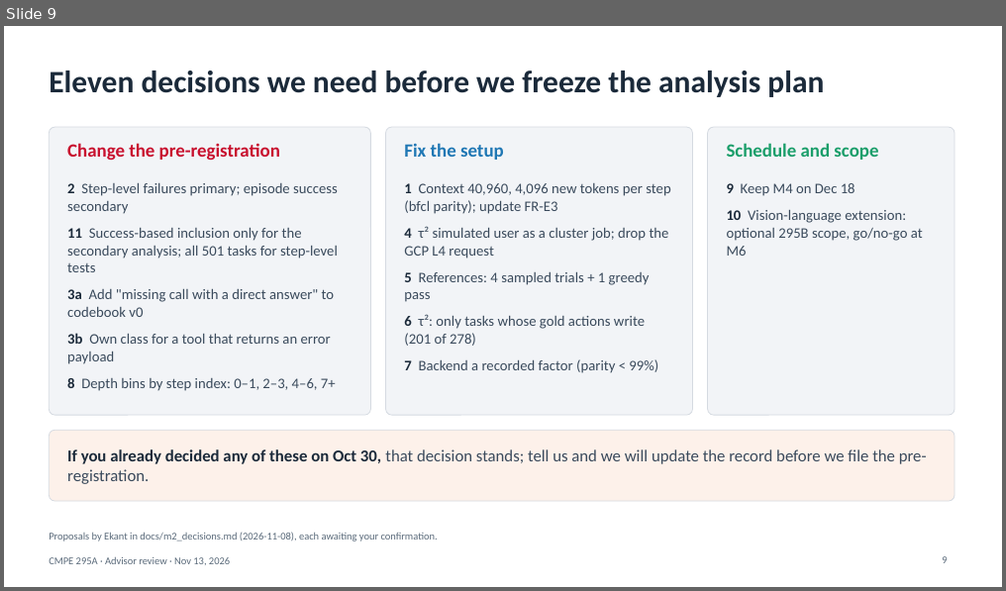
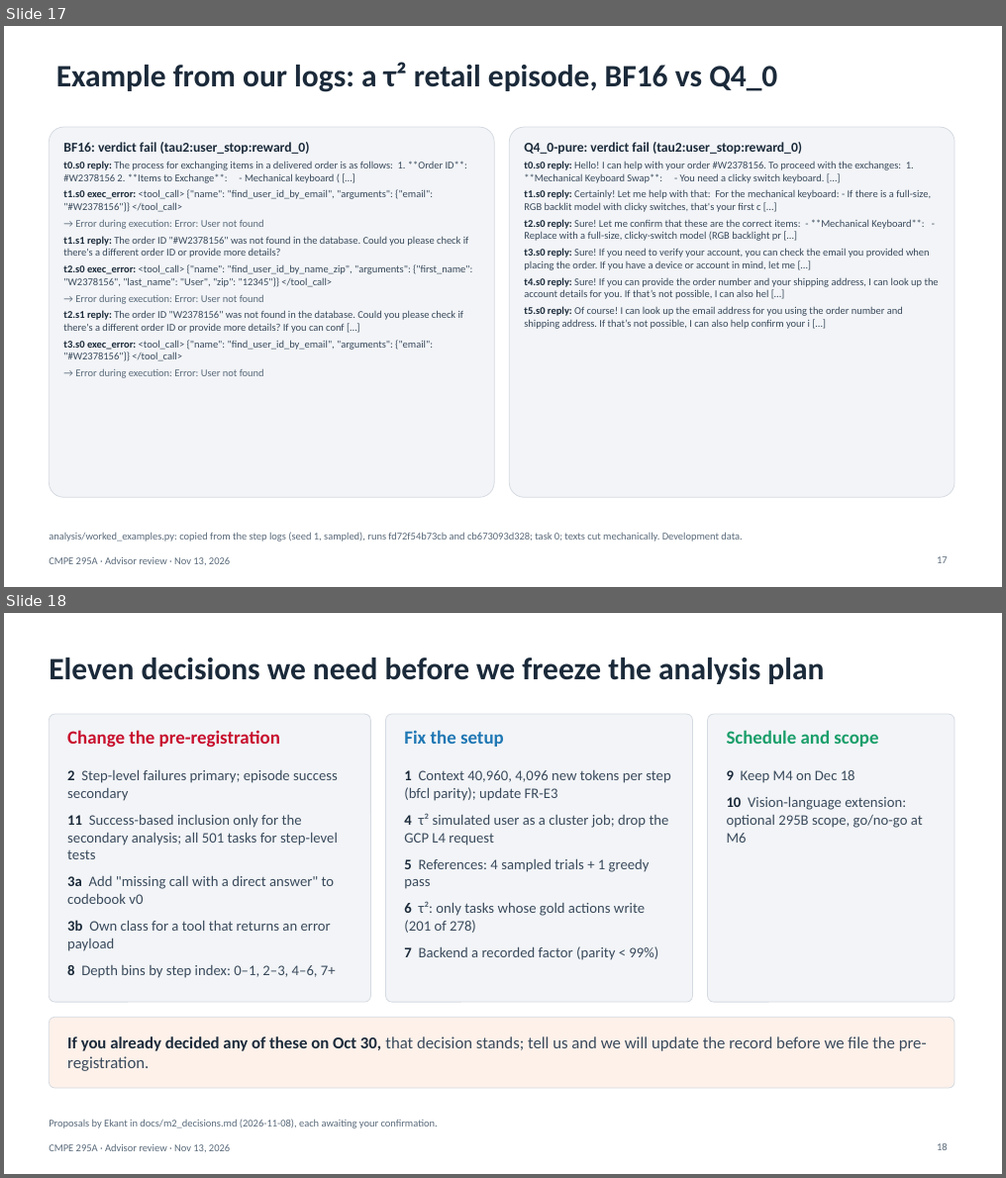
Before and after one commit to VritikaMalhotra/CMPE_295A, a slide deck: presentation/CMPE295A_Advisor_Review_Slides_2026-11-13.pptx. Shown one above the other, each under a label of ours: slide 9 before the commit, slides 17 and 18 after it. The pictures are 1006x591 and 1006x1178 pixels, drawn with LibreOffice and Linux fonts; fonts in the diff are those of the drawing. Boxes give left, top, right and bottom in pixels: in the first picture for what was removed or moved away, otherwise in the second. Text is boxed around its words. In the diff, an @@ line names an element or a change of style, - is before the commit and + after.

Commit message:
Deck frozen (content): Nov 13 advisor review, pptx and PDF
Built from week a0d2d93 with run_status 12:28 (content freeze moved up
from 16:00). 22 slides; validate.py passes; all pages rendered and
viewed; every line that differs from the audited Nov 11 22:00 text is
checked against its JSON or log source. Only counts change after this
(16:45 refresh).

WB2 owner: Yashashav (M3 prep, deck). Run by Yashashav.

```diff
--- a/presentation/CMPE295A_Advisor_Review_Slides_2026-11-13.pptx
+++ b/presentation/CMPE295A_Advisor_Review_Slides_2026-11-13.pptx
@@ slide 17 added at [4,26,1002,587], background #FFFFFF; not listed: 1 template element that a slide beside it also shows @@
@@ title added at [56,62,777,92], 30 pt, text #1B2A3A, bold @@
+Example from our logs: a τ² retail episode, BF16 vs Q4_0
@@ rounded rectangle added at [49,127,494,497], fill #F2F4F7, outline #D5DAE1 0.75 pt @@
@@ text added at [63,142,472,378], 10 pt, text #3A4A5C @@
+BF16: verdict fail (tau2:user_stop:reward_0)
+t0.s0 reply: The process for exchanging items in a delivered order is as follows: 1. **Order ID**: #W2378156 2. **Items to Exchange**: - Mechanical keyboard ( […]
+t1.s0 exec_error: <tool_call> {"name": "find_user_id_by_email", "arguments": {"email": "#W2378156"}} </tool_call>
+→ Error during execution: Error: User not found
+t1.s1 reply: The order ID "#W2378156" was not found in the database. Could you please check if there's a different order ID or provide more details?
+t2.s0 exec_error: <tool_call> {"name": "find_user_id_by_name_zip", "arguments": {"first_name": "W2378156", "last_name": "User", "zip": "12345"}} </tool_call>
+→ Error during execution: Error: User not found
+t2.s1 reply: The order ID "W2378156" was not found in the database. Could you please check if there's a different order ID or provide more details? If you can conf […]
+t3.s0 exec_error: <tool_call> {"name": "find_user_id_by_email", "arguments": {"email": "#W2378156"}} </tool_call>
+→ Error during execution: Error: User not found
@@ rounded rectangle added at [509,127,954,497], fill #F2F4F7, outline #D5DAE1 0.75 pt @@
@@ text added at [524,142,939,329], 10 pt, text #3A4A5C @@
+Q4_0-pure: verdict fail (tau2:user_stop:reward_0)
+t0.s0 reply: Hello! I can help with your order #W2378156. To proceed with the exchanges: 1. **Mechanical Keyboard Swap**: - You need a clicky switch keyboard. […]
+t1.s0 reply: Certainly! Let me help with that: For the mechanical keyboard: - If there is a full-size, RGB backlit model with clicky switches, that's your first c […]
+t2.s0 reply: Sure! Let me confirm that these are the correct items: - **Mechanical Keyboard**: - Replace with a full-size, clicky-switch model (RGB backlight pr […]
+t3.s0 reply: Sure! If you need to verify your account, you can check the email you provided when placing the order. If you have a device or account in mind, let me […]
+t4.s0 reply: Sure! If you can provide the order number and your shipping address, I can look up the account details for you. If that’s not possible, I can also hel […]
+t5.s0 reply: Of course! I can look up the email address for you using the order number and shipping address. If that’s not possible, I can also help confirm your i […]
@@ text added at [49,532,742,542], 10 pt, text #5B6B7B @@
+analysis/worked_examples.py: copied from the step logs (seed 1, sampled), runs fd72f54b73cb and cb673093d328; task 0; texts cut mechanically. Development data.
@@ page number added at [937,557,947,564], 10 pt, text #5B6B7B @@
+17
@@ what was slide 9 is now slide 18 @@
@@ page number at [937,1144,947,1151]: text changed @@
-9
+18
```
Also in this commit, not shown: 6 slides changed, 9 other slides added, 1 slide removed, 1 other file.
